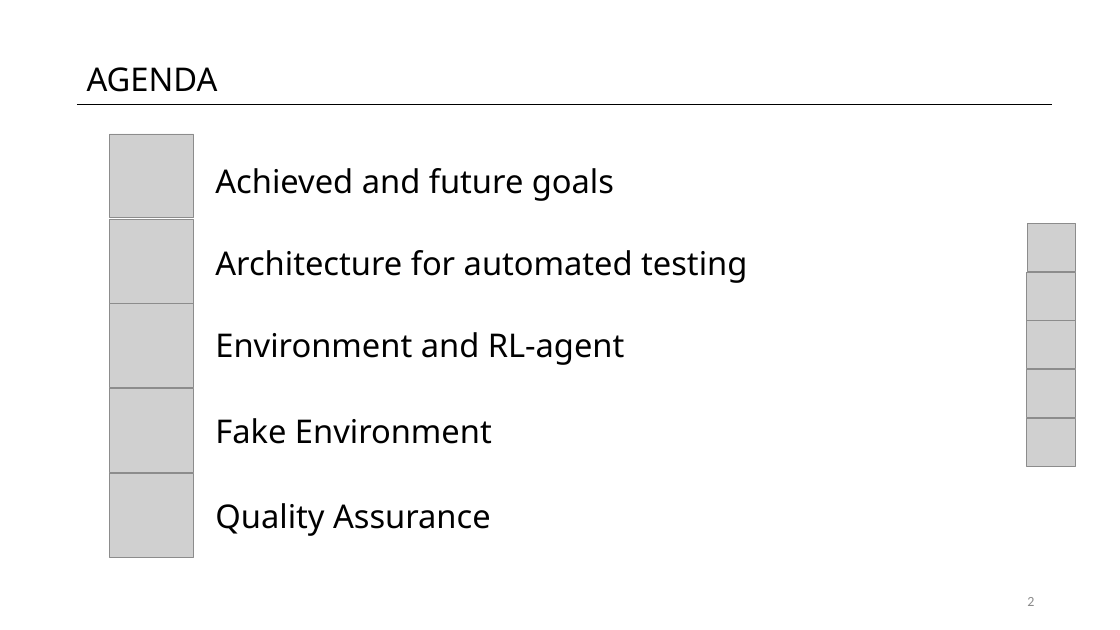
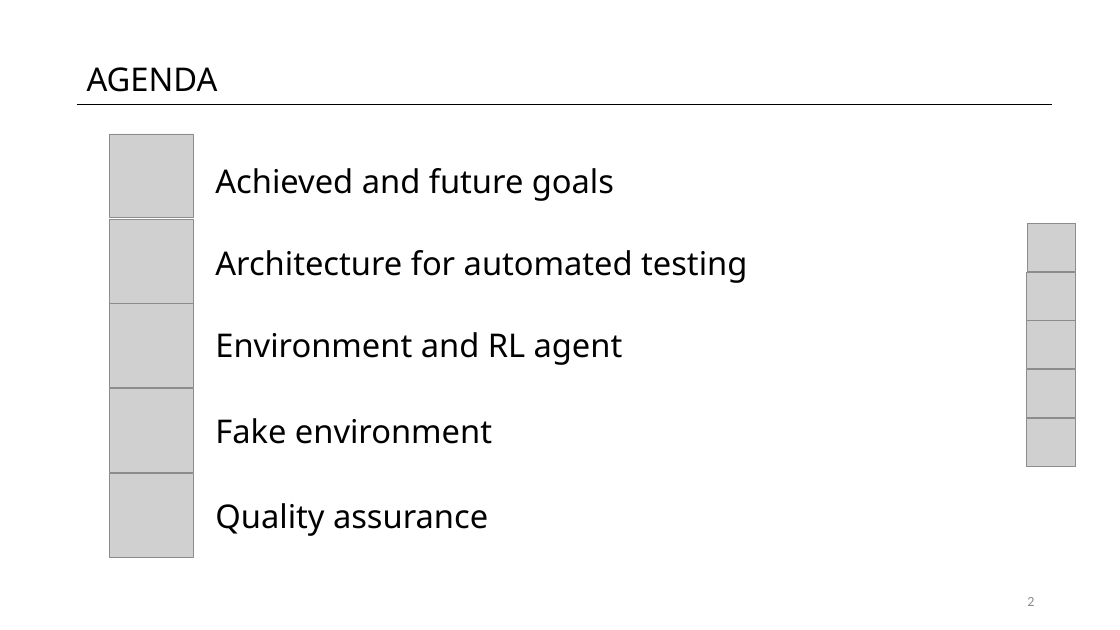
Before and after one commit to fpedd/ees-pees, a slide deck: slide 2 of orga/milestone_presentations/MP2.pptx. Drawn at 1120x630 pixels with LibreOffice and Linux fonts; fonts in the diff are those of the drawing; grey boxes stand for pictures. Boxes give left, top, right and bottom in pixels: in the first picture for what was removed or moved away, otherwise in the second. Text is boxed around its words. In the diff, an @@ line names an element or a change of style, - is before the commit and + after.

```diff
--- a/orga/milestone_presentations/MP2.pptx
+++ b/orga/milestone_presentations/MP2.pptx
@@ text at [215, 332, 623, 365]: text changed @@
-Environment and RL-agent
+Environment and RL agent
@@ text at [215, 418, 492, 444]: text changed @@
-Fake Environment
+Fake environment
@@ text at [215, 503, 488, 536]: text changed @@
-Quality Assurance
+Quality assurance
```
Also in this commit, not shown: 9 other slides changed.
